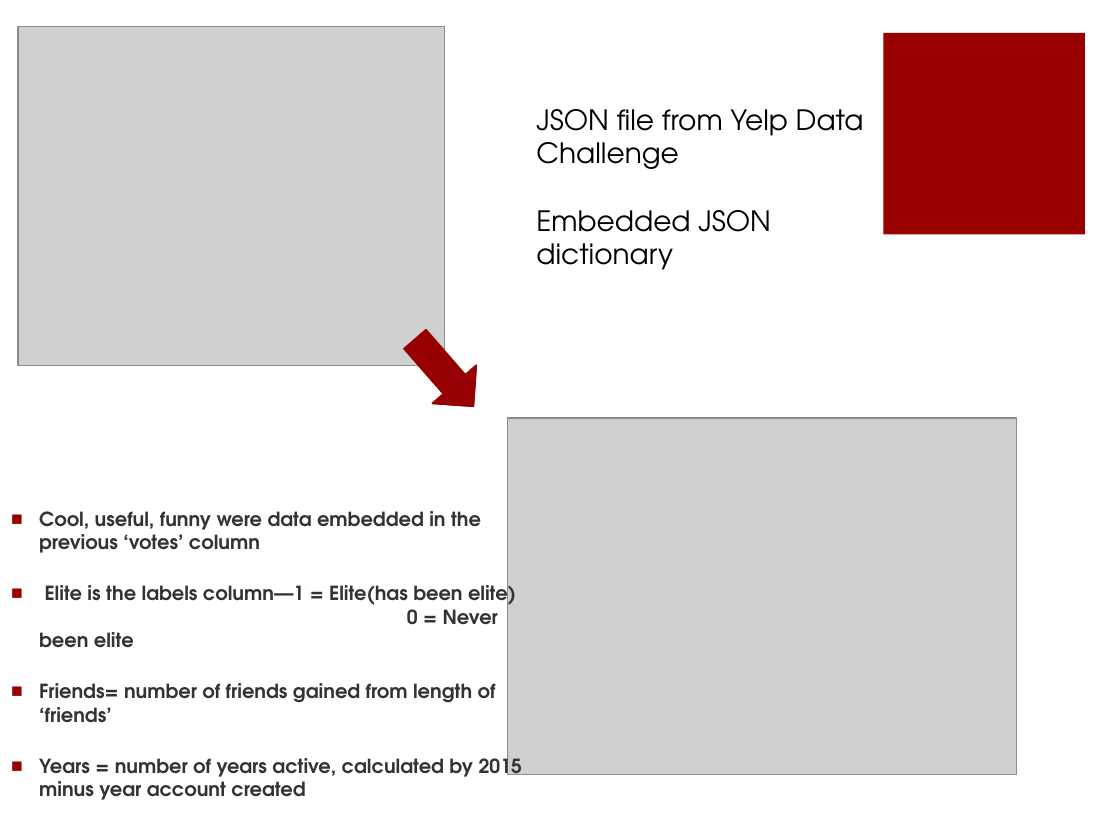
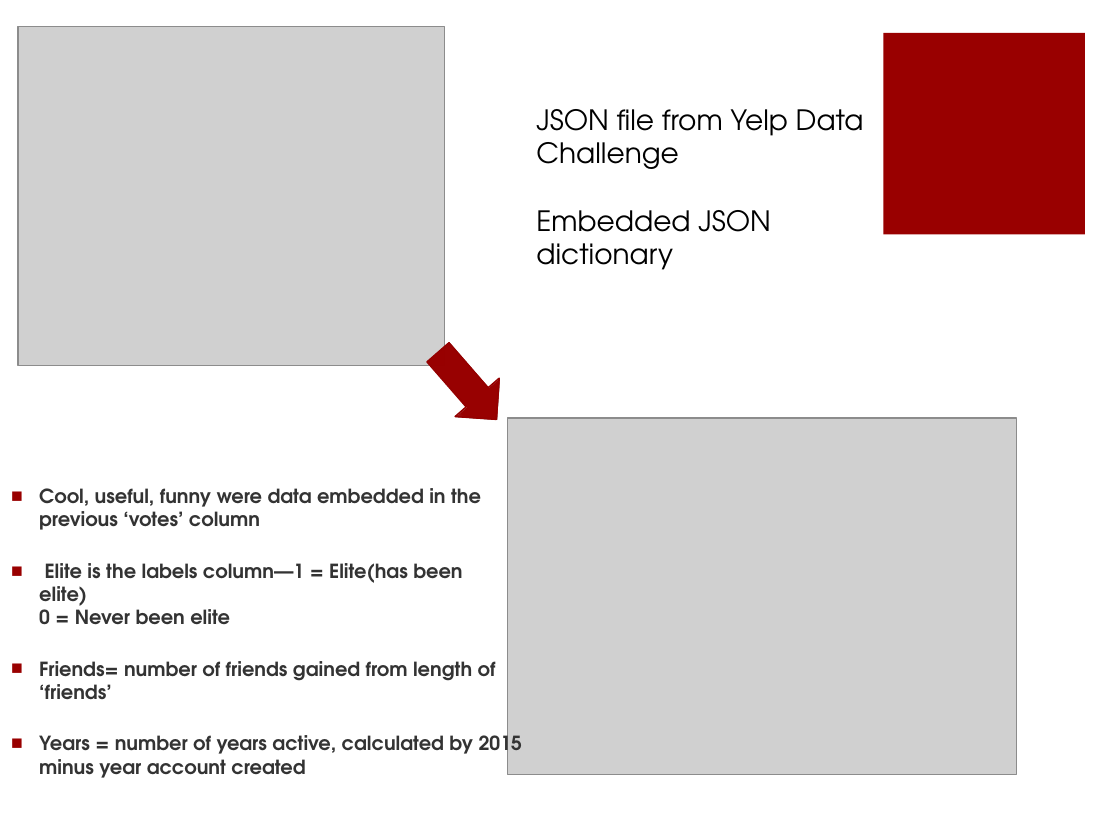
Before and after one commit to chc610/DAT_SF_18, a slide deck: slide 2 of final_project/Yelp_final.pptx. Drawn at 1120x840 pixels with LibreOffice and Linux fonts; fonts in the diff are those of the drawing; grey boxes stand for pictures. Boxes give left, top, right and bottom in pixels: in the first picture for what was removed or moved away, otherwise in the second. Text is boxed around its words. In the diff, an @@ line names an element or a change of style, - is before the commit and + after.

```diff
--- a/final_project/Yelp_final.pptx
+++ b/final_project/Yelp_final.pptx
@@ right arrow: place and size @@
-right arrow at <box>393,320,495,425</box>
+right arrow at <box>415,333,517,438</box>
@@ text "Cool, useful, funny were data ..." rewrapped from <box>39,511,523,777</box> to <box>39,488,523,758</box> @@
```
Also in this commit, not shown: 4 other slides changed, 3 slides added, 1 other file.
